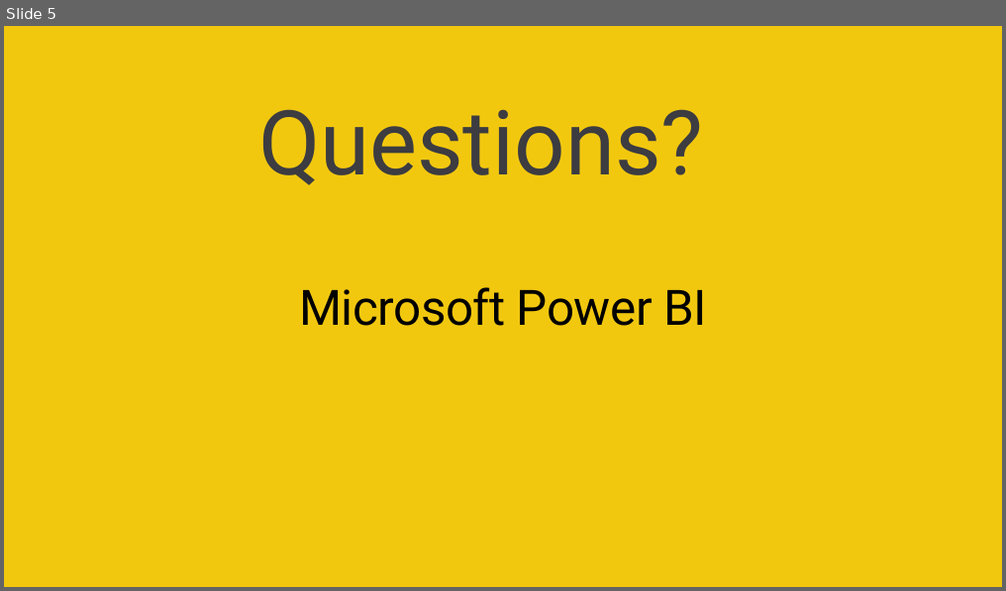
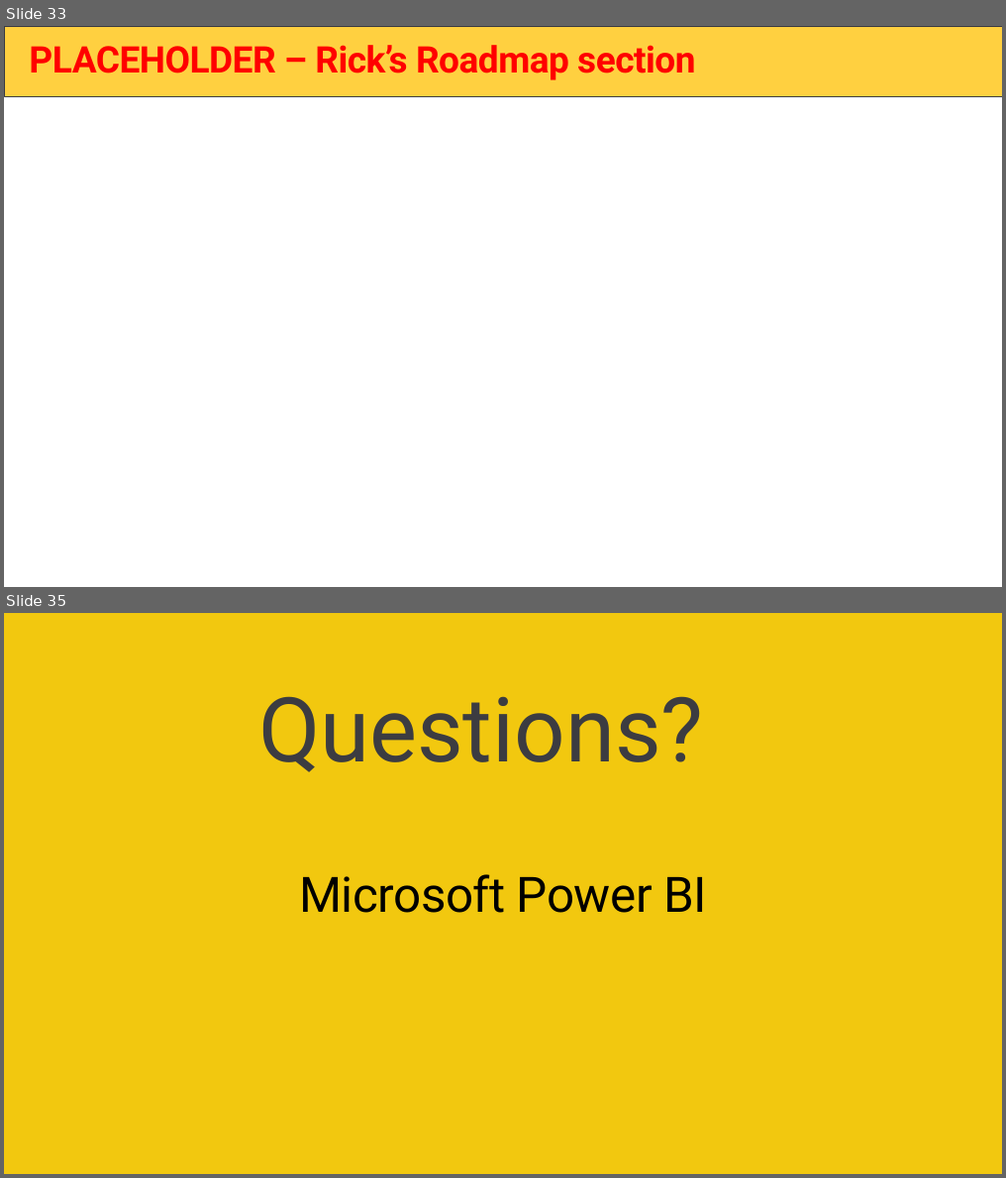
Before and after one commit to PowerBiDevCamp/Camp-Sessions, a slide deck: Session 19 - Managing Power BI using the Power BI Admin APIs.pptx. Shown one above the other, each under a label of ours: slide 5 before the commit, slides 33 and 35 after it; the slides between them are not shown. The pictures are 1006x591 and 1006x1178 pixels, drawn with LibreOffice and Linux fonts; fonts in the diff are those of the drawing; background and template pictures are left out. Boxes give left, top, right and bottom in pixels: in the first picture for what was removed or moved away, otherwise in the second. Text is boxed around its words. In the diff, an @@ line names an element or a change of style, - is before the commit and + after.

```diff
--- a/Session 19 - Managing Power BI using the Power BI Admin APIs.pptx
+++ b/Session 19 - Managing Power BI using the Power BI Admin APIs.pptx
@@ slide 33 added at [4,26,1002,587], background #FFFFFF @@
@@ rectangle added at [4,26,1002,96], fill #FFD040, outline #3C3C41 0.5 pt @@
@@ title added at [29,45,695,80], 36 pt, text #FF0000, bold @@
+PLACEHOLDER – Rick’s Roadmap section
@@ what was slide 5 is now slide 35 @@
```
Also in this commit, not shown: 2 slides changed, 29 other slides added.
